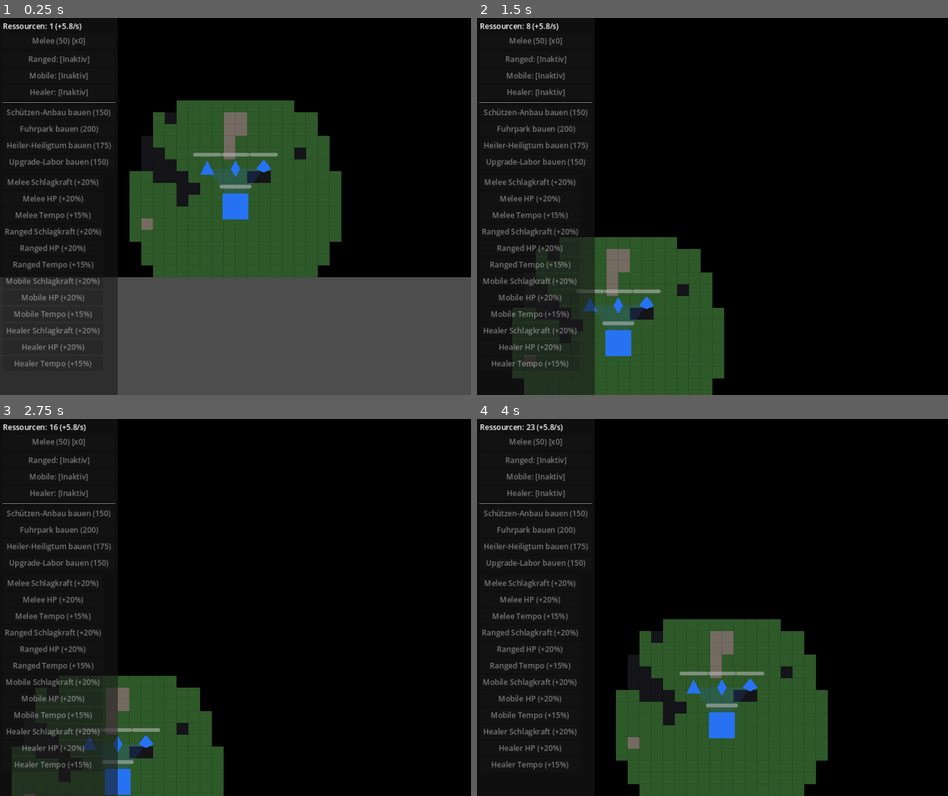
Above: before the commit, frames 1-4 (two rows, left to right).
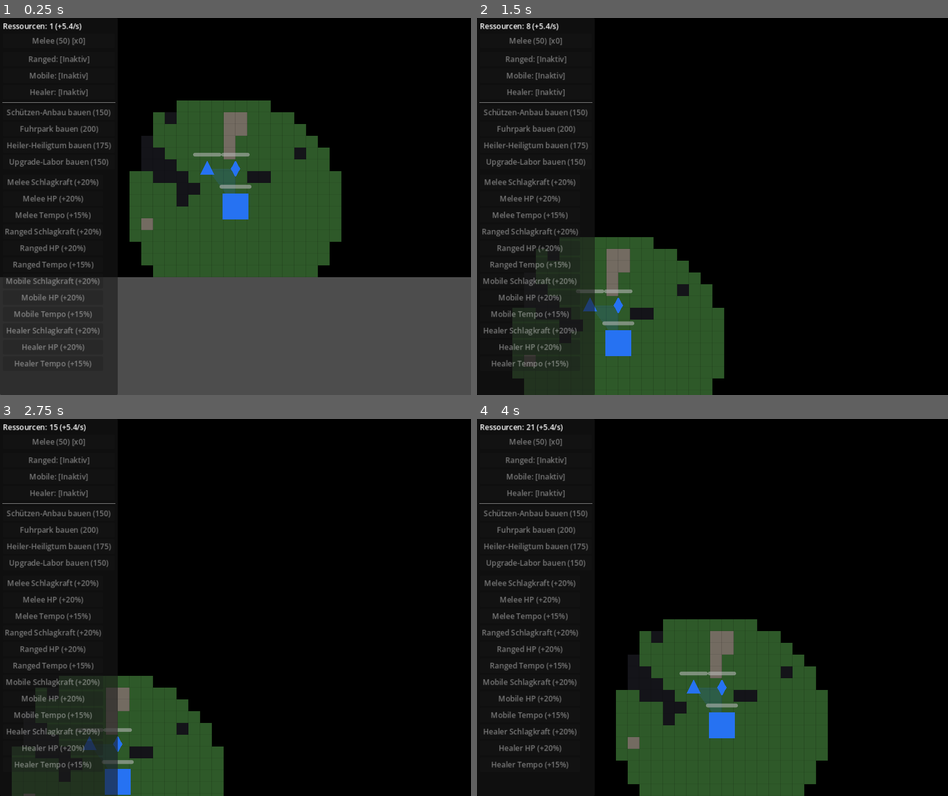
Above: after the commit, the same moments.

Repository: neuhier/airts
Game: Godot game, scene res://scenes/main/main.tscn
The game is run twice, just before and just after one commit, with the same random seed, the same clock (stepped at 60 frames per second) and the same inputs.
Inputs (mouse positions are in pixels of both pictures, inside the frame that each line leads up to):
- Up to frame 1 (0.25 s): no input
- Up to frame 2 (1.5 s): tap Enter at 0.5 s; move the mouse to (816, 187) at 0.52 s; hold Right (ui_right) 0.53-1.25 s; click (816, 187) at 0.67 s; tap Space at 1.25 s; drag from (618, 225) to (688, 281) at 1.27 s
- Up to frame 3 (2.75 s): move the mouse to (282, 524) at 2.02 s; hold Right (ui_right) from 2.03 s (still down)
- Up to frame 4 (4 s): release Right (ui_right) at 2.75 s; drag from (688, 682) to (571, 550) at 2.77 s; move the mouse to (853, 664) at 3.52 s; hold Left (ui_left) from 3.53 s (still down)

The runs differ from the first frame. In frame 1, 0.8% of the frame differs, in the area x 14-70%, y 1-47%; in frame 2, 0.8%; in frame 3, 0.8%; in frame 4, 0.8%, in the area x 11-72%, y 1-78%.

Commit message:
Reduce initial player units to two
Co-authored-by: Codex <noreply@openai.com>

Diff:
--- a/scenes/main/main.tscn
+++ b/scenes/main/main.tscn
@@ -1,10 +1,9 @@
-[gd_scene load_steps=12 format=3 uid="uid://c26xrkhd73egl"]
+[gd_scene load_steps=11 format=3 uid="uid://c26xrkhd73egl"]
 
 [ext_resource type="Script" path="res://scripts/main/main.gd" id="1"]
 [ext_resource type="Script" path="res://scripts/main/touch_input_controller.gd" id="2"]
 [ext_resource type="PackedScene" uid="uid://banu3n7tttgu6" path="res://scenes/units/melee_unit.tscn" id="3"]
 [ext_resource type="PackedScene" uid="uid://b1upejheld51t" path="res://scenes/units/ranged_unit.tscn" id="4"]
-[ext_resource type="PackedScene" uid="uid://e0eh5cq5fl0b" path="res://scenes/units/mobile_unit.tscn" id="5"]
 [ext_resource type="PackedScene" uid="uid://bkpb5yeff5gr5" path="res://scenes/structures/headquarters.tscn" id="6"]
 [ext_resource type="PackedScene" uid="uid://cl4xcc8qgh537" path="res://scenes/main/gui.tscn" id="7"]
 [ext_resource type="Script" path="res://scripts/main/territory_visualizer.gd" id="8"]
@@ -46,9 +45,6 @@
 [node name="RangedUnit" parent="." instance=ExtResource("4")]
 position = Vector2(750, 2020)
 
-[node name="MobileUnit" parent="." instance=ExtResource("5")]
-position = Vector2(810, 2020)
-
 [node name="GUILayer" type="CanvasLayer" parent="."]
 
 [node name="GUI" parent="GUILayer" instance=ExtResource("7")]
